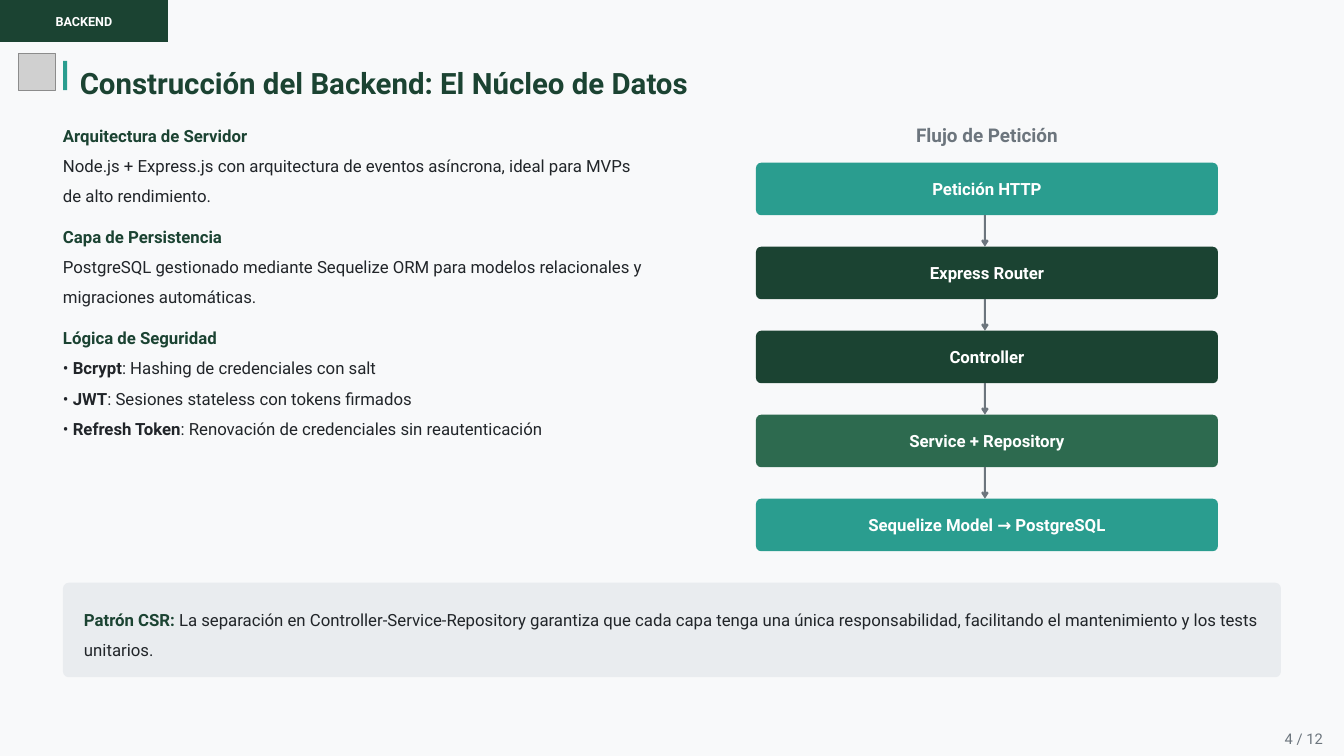
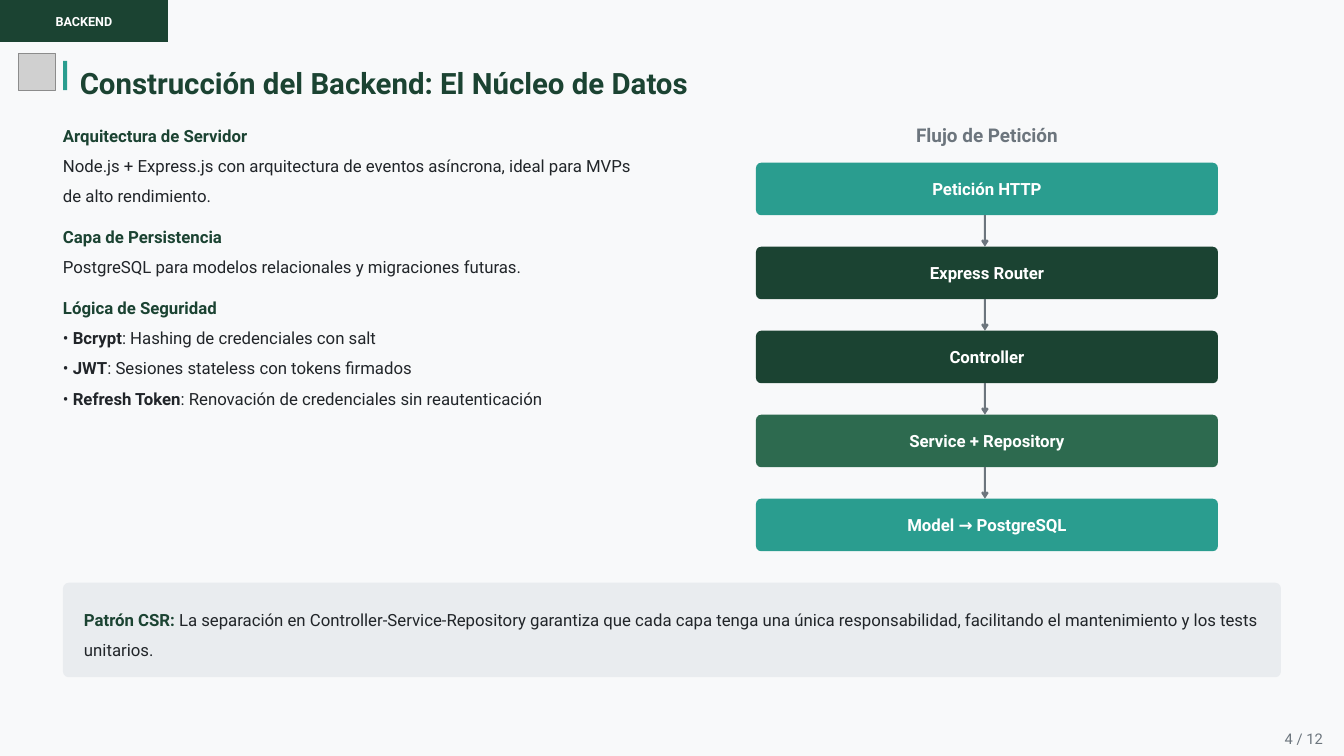
Before and after one commit to nicowooow/Proyecto-FP, a slide deck: slide 4 of documentos/YourTree.pptx. Drawn at 1344x756 pixels with LibreOffice and Linux fonts; fonts in the diff are those of the drawing; grey boxes stand for pictures. Boxes give left, top, right and bottom in pixels: in the first picture for what was removed or moved away, otherwise in the second. Text is boxed around its words. In the diff, an @@ line names an element or a change of style, - is before the commit and + after.

```diff
--- a/documentos/YourTree.pptx
+++ b/documentos/YourTree.pptx
@@ text at (x1=63, y1=260, x2=521, y2=277): text changed @@
-PostgreSQL gestionado mediante Sequelize ORM para modelos relacionales y migraciones automáticas.
+PostgreSQL para modelos relacionales y migraciones futuras.
@@ text at (x1=907, y1=518, x2=1067, y2=535): text changed @@
-Sequelize Model → PostgreSQL
+Model → PostgreSQL
```
Also in this commit, not shown: 2 other slides changed, 1 other file.
